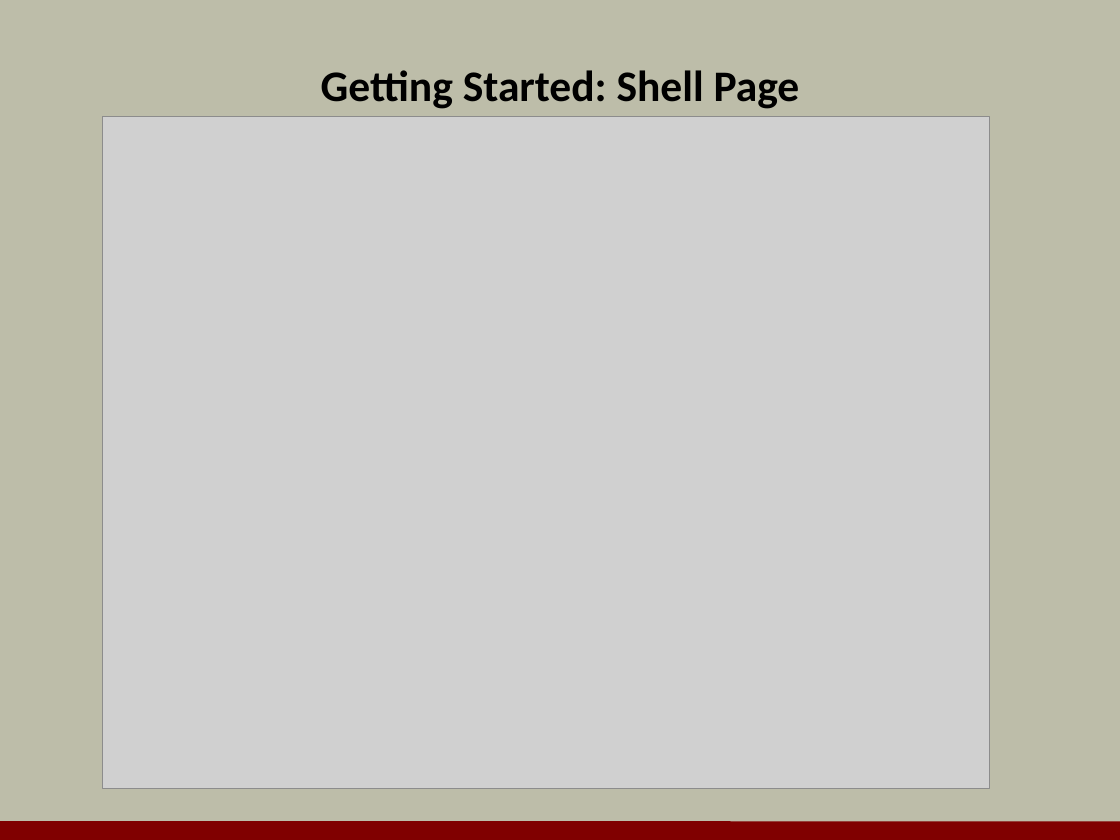
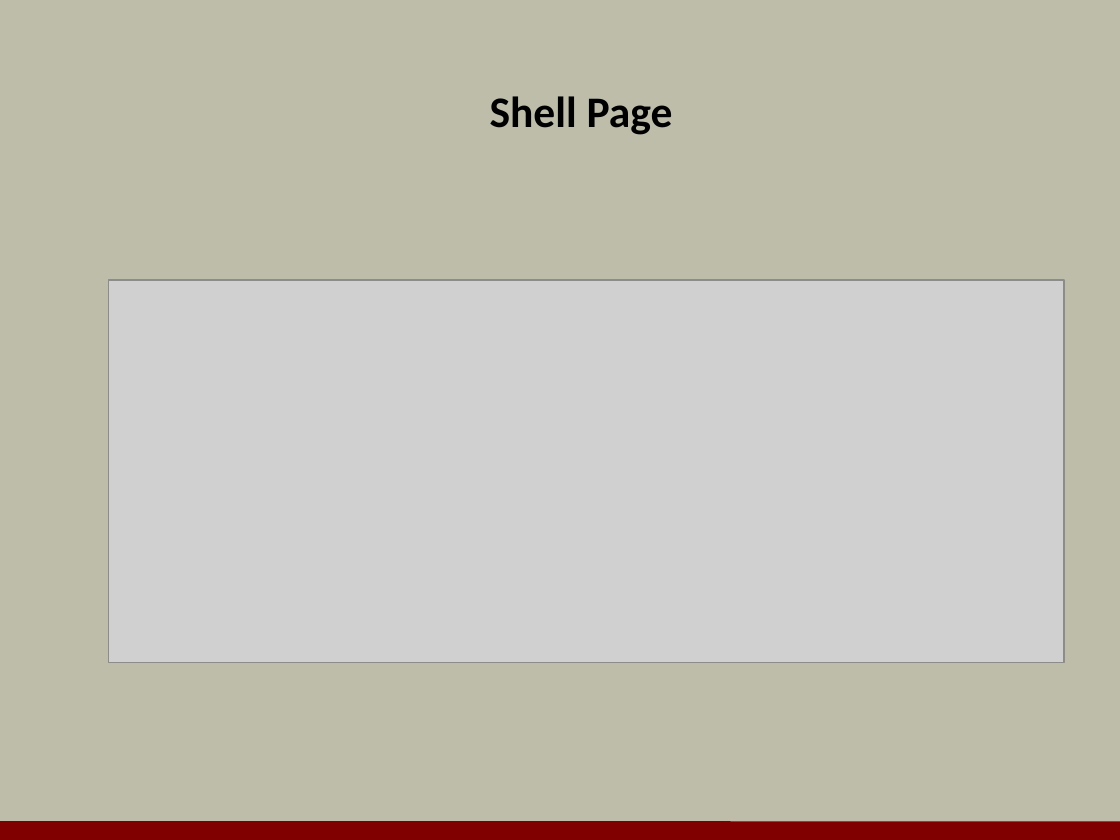
Before and after one commit to OdeToCode/classes, a slide deck: slide 8 of angular2/slides/01_Introduction.pptx (slide 7 before the commit). Drawn at 1120x840 pixels with LibreOffice and Linux fonts; fonts in the diff are those of the drawing; grey boxes stand for pictures; background and template pictures are left out. Boxes give left, top, right and bottom in pixels: in the first picture for what was removed or moved away, otherwise in the second. Text is boxed around its words. In the diff, an @@ line names an element or a change of style, - is before the commit and + after.

```diff
--- a/angular2/slides/01_Introduction.pptx
+++ b/angular2/slides/01_Introduction.pptx
@@ title at (490, 96, 673, 135): text changed @@
-Getting Started: Shell Page
+Shell Page
@@ picture: place and size @@
-picture at (103, 116, 990, 788)
+picture at (108, 280, 1064, 663)
```
Also in this commit, not shown: 5 other slides changed, 6 slides added, 4 slides removed, 1 other file.
